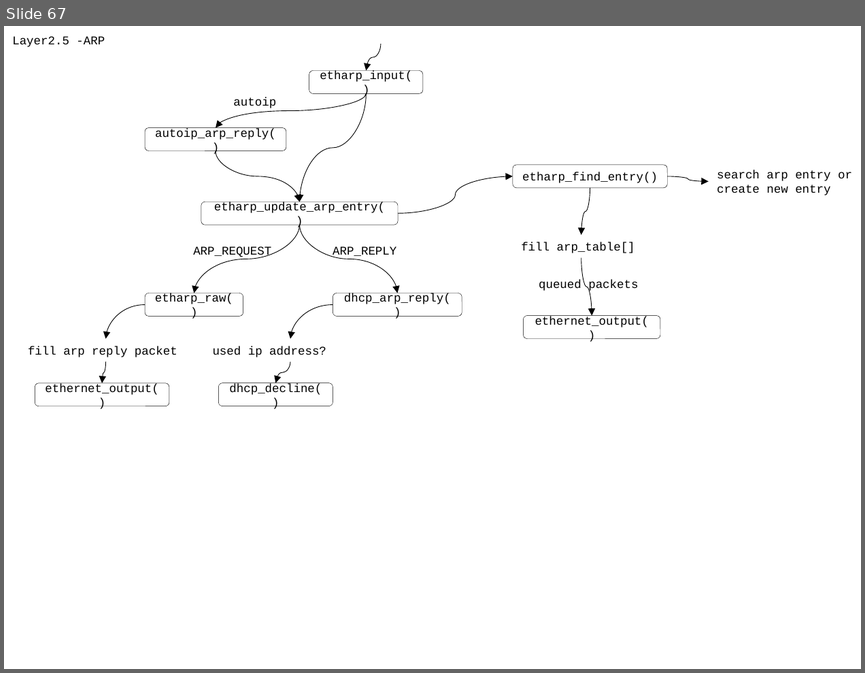
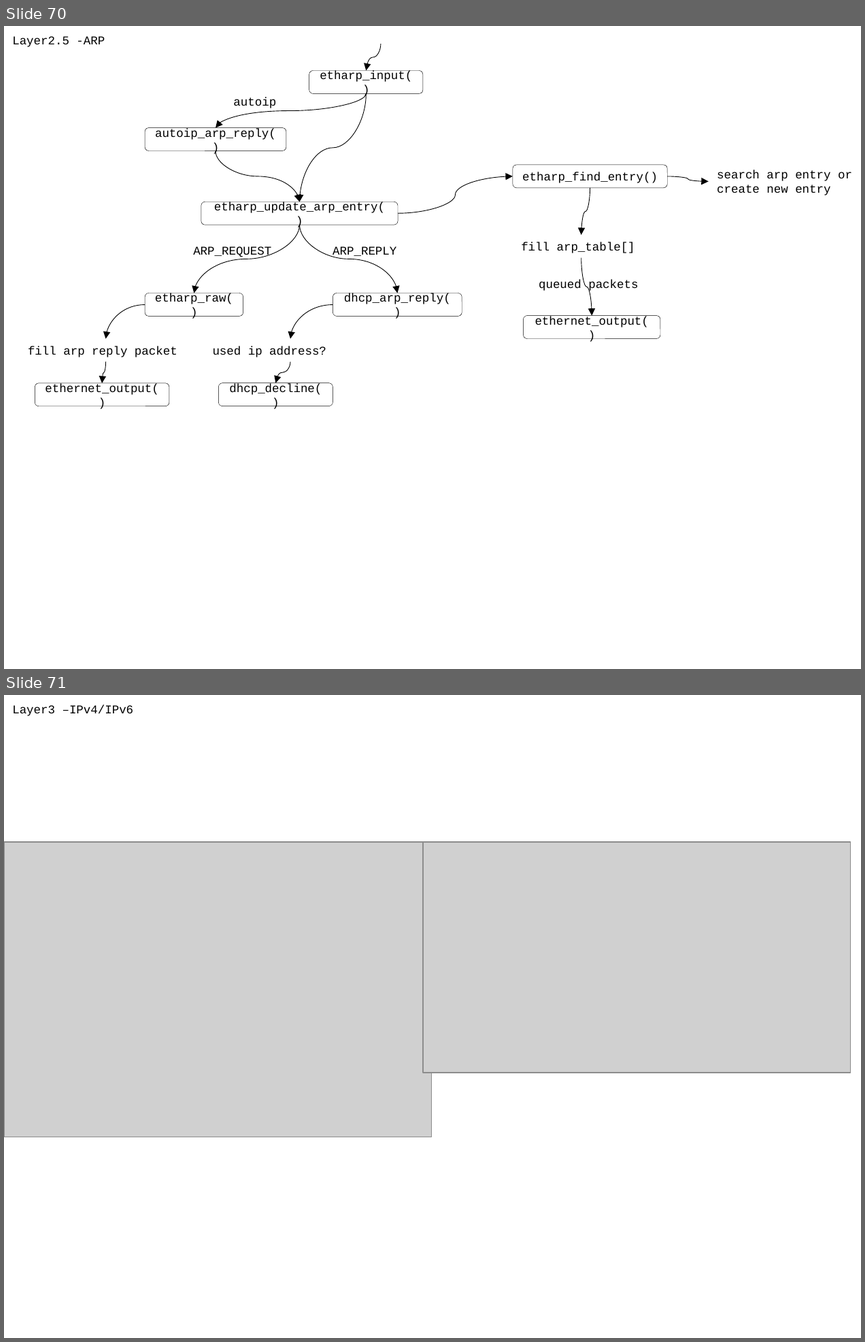
Before and after one commit to movetobe/xxx, a slide deck: xxx.pptx. Shown one above the other, each under a label of ours: slide 67 before the commit, slides 70 and 71 after it. The pictures are 865x673 and 865x1342 pixels, drawn with LibreOffice and Linux fonts; fonts in the diff are those of the drawing; grey boxes stand for pictures. Boxes give left, top, right and bottom in pixels: in the first picture for what was removed or moved away, otherwise in the second. Text is boxed around its words. In the diff, an @@ line names an element or a change of style, - is before the commit and + after.

```diff
--- a/xxx.pptx
+++ b/xxx.pptx
@@ slide 71 added at [4, 695, 861, 1338], background #FFFFFF @@
@@ text added at [12, 705, 134, 716], 10 pt, text #000000 @@
+Layer3 –IPv4/IPv6
@@ picture added at [4, 841, 432, 1136] @@
@@ picture added at [423, 841, 851, 1072] @@
@@ what was slide 67 is now slide 70 @@
```
Also in this commit, not shown: 4 slides changed, 14 other slides added, 3 other files.
